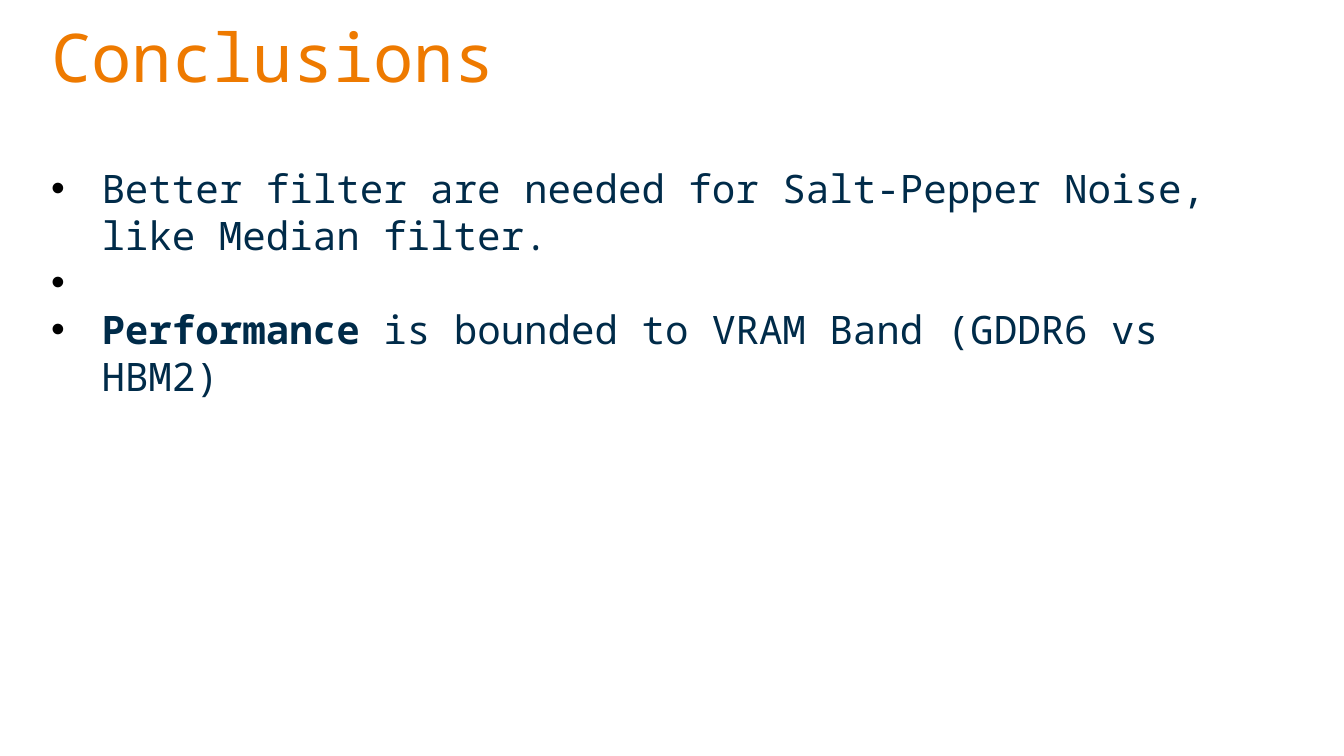
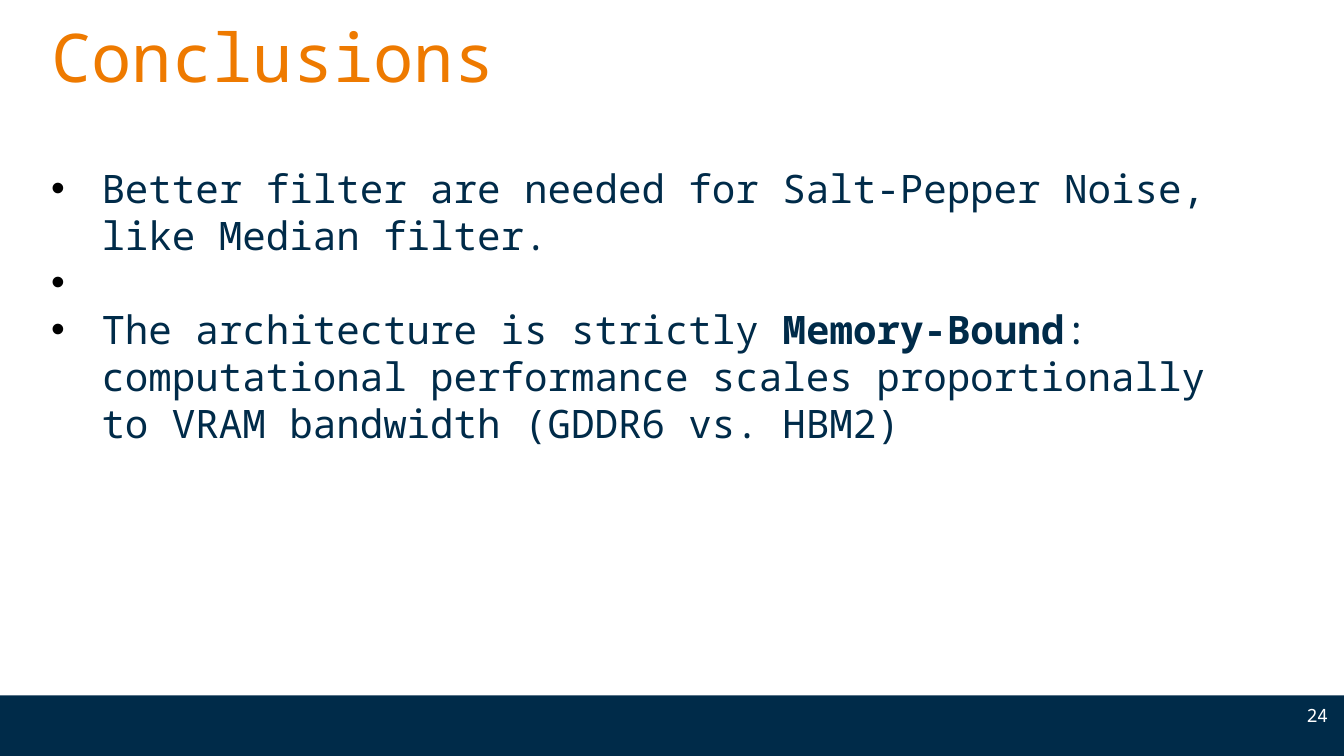
Before and after one commit to Fabiooni/HPC_Assignment_2025, a slide deck: slide 24 of HPCproject.odp. Drawn at 1344x756 pixels with LibreOffice and Linux fonts; fonts in the diff are those of the drawing; background and template pictures are left out. Boxes give left, top, right and bottom in pixels: in the first picture for what was removed or moved away, otherwise in the second. Text is boxed around its words. In the diff, an @@ line names an element or a change of style, - is before the commit and + after.

```diff
--- a/HPCproject.odp
+++ b/HPCproject.odp
@@ text at (102,314,1205,445): text changed @@
-• Performance is bounded to VRAM Band (GDDR6 vs HBM2)
+• The architecture is strictly Memory-Bound: computational performance scales proportionally to VRAM bandwidth (GDDR6 vs. HBM2)
@@ freeform shape added at (0,696,1344,756), fill #002B49 @@
@@ page number added at (1307,709,1328,722), 13 pt, text #FFFFFF @@
+24
```
Also in this commit, not shown: 29 other slides changed, 2 slides added, 2 slides removed.
